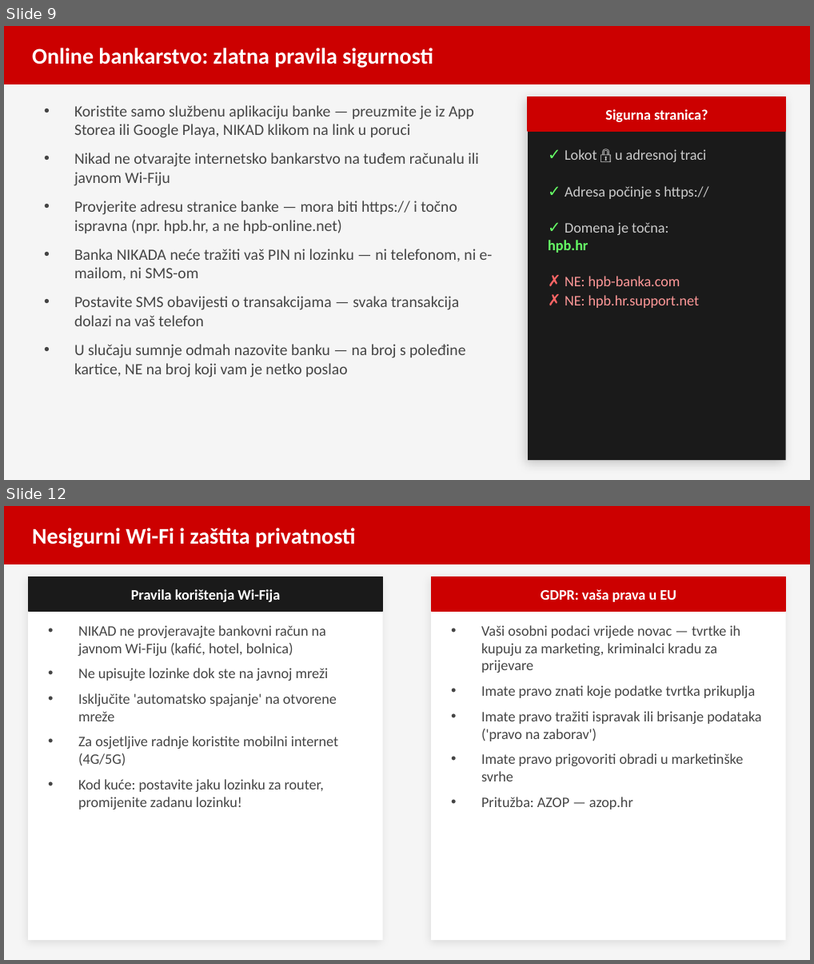
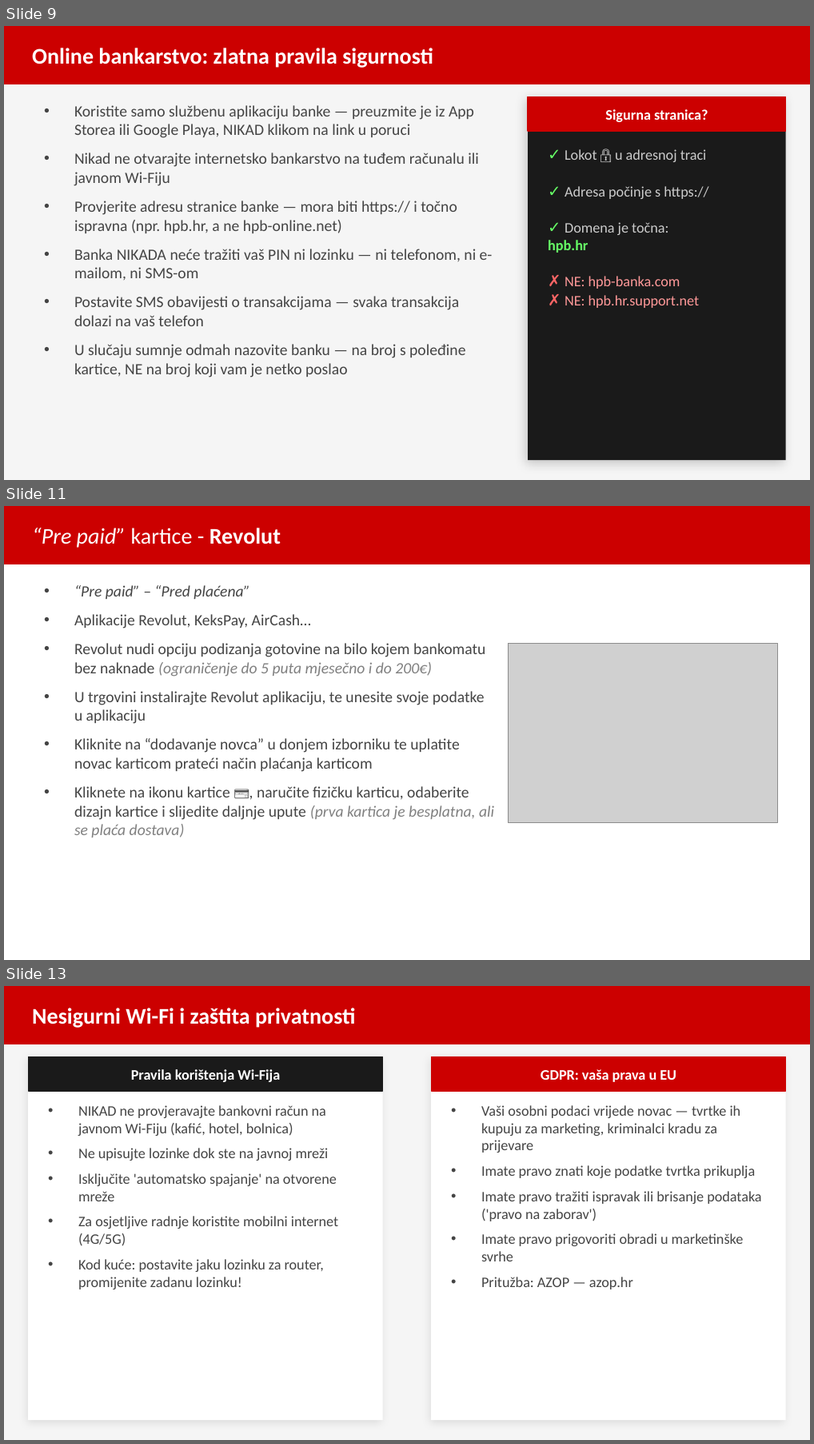
Before and after one commit to brunobilandzic/dipl, a slide deck: praksa/RAST/izradaprezentacije/Sigurnost_na_internetu_prezentacija.pptx. Shown one above the other, each under a label of ours: slides 9 and 12 before the commit, slides 9, 11 and 13 after it; the slides between them are not shown. The pictures are 814x964 and 814x1444 pixels, drawn with LibreOffice and Linux fonts; fonts in the diff are those of the drawing; grey boxes stand for pictures. Boxes give left, top, right and bottom in pixels: in the first picture for what was removed or moved away, otherwise in the second. Text is boxed around its words. In the diff, an @@ line names an element or a change of style, - is before the commit and + after.

```diff
--- a/praksa/RAST/izradaprezentacije/Sigurnost_na_internetu_prezentacija.pptx
+++ b/praksa/RAST/izradaprezentacije/Sigurnost_na_internetu_prezentacija.pptx
@@ slide 11 added at (4, 506, 810, 960), background #FFFFFF @@
@@ rectangle added at (4, 506, 810, 564), fill #CC0000, outline #CC0000 1 pt @@
@@ text added at (32, 528, 281, 548), 20 pt, text #FFFFFF @@
+“Pre paid” kartice - Revolut
@@ text added at (74, 585, 494, 837), 14 pt, text #444444 @@
+• “Pre paid” – “Pred plaćena”
+• Aplikacije Revolut, KeksPay, AirCash…
+• Revolut nudi opciju podizanja gotovine na bilo kojem bankomatu bez naknade (ograničenje do 5 puta mjesečno i do 200€)
+• U trgovini instalirajte Revolut aplikaciju, te unesite svoje podatke u aplikaciju
+• Kliknite na “dodavanje novca” u donjem izborniku te uplatite novac karticom prateći način plaćanja karticom
+• Kliknete na ikonu kartice 💳, naručite fizičku karticu, odaberite dizajn kartice i slijedite daljnje upute (prva kartica je besplatna, ali se plaća dostava)
@@ picture added at (509, 643, 778, 823) @@
@@ what was slide 12 is now slide 13 @@
```
Also in this commit, not shown: 7 slides changed, 1 other slide added, 1 slide removed, 1 other file.
